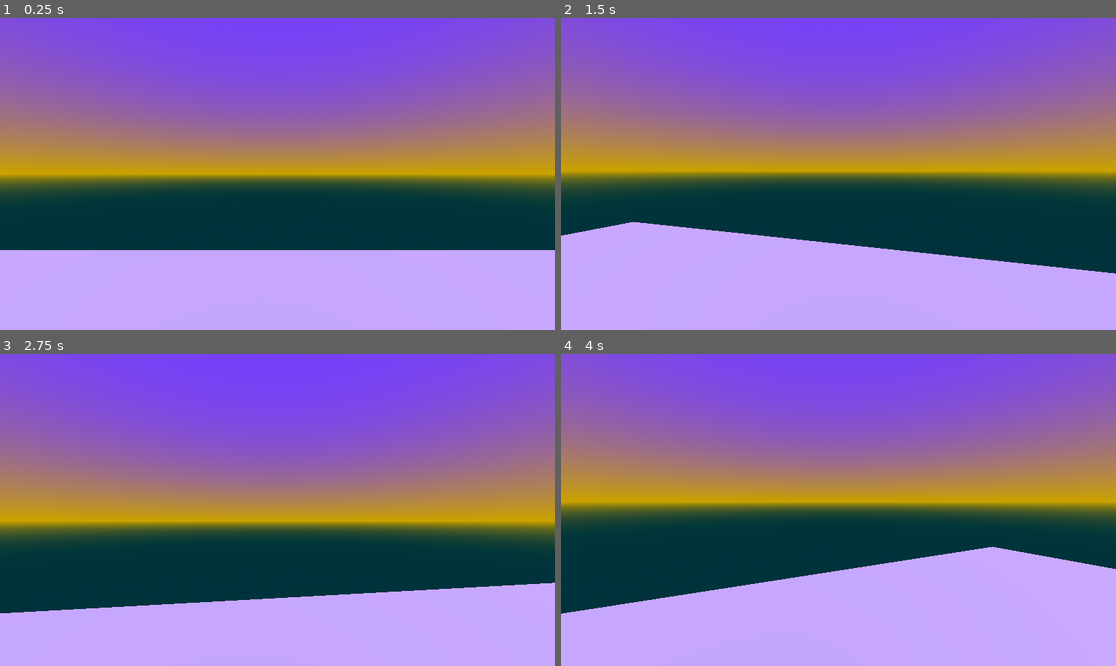
Above: before the commit, frames 1-4 (two rows, left to right).
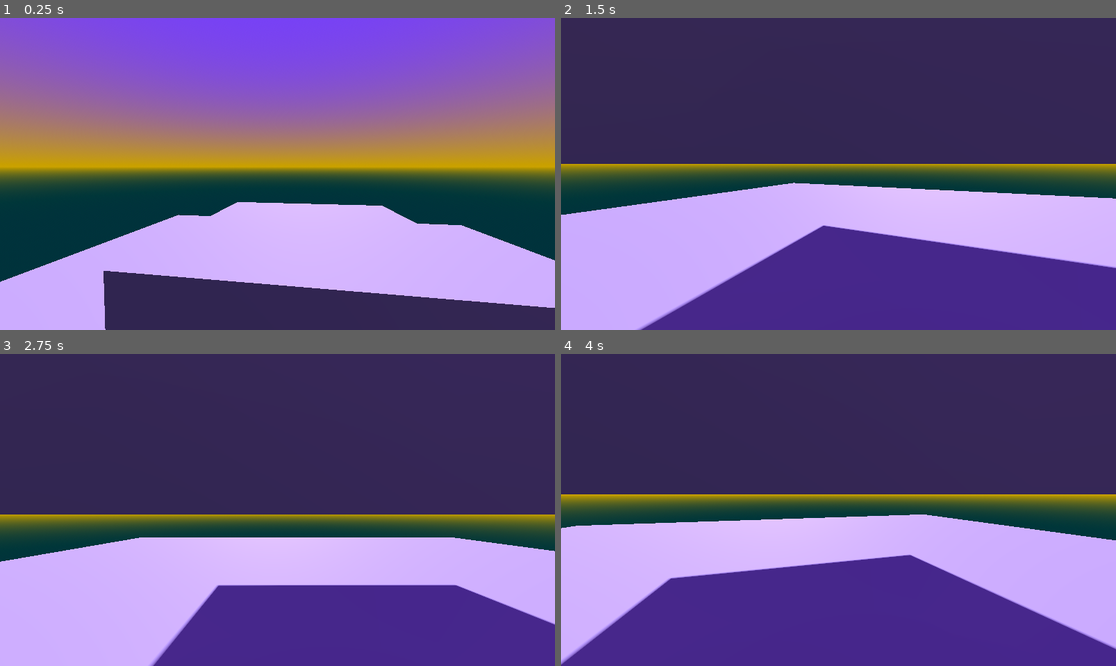
Above: after the commit, the same moments.

Repository: Warpenss/new_game_project_1
Game: Godot game, scene res://levels/start_level.tscn
Two runs of this game, one before a commit and one after it. Both use one fixed random seed, a clock stepped at 60 frames per second and the inputs below.
Inputs (mouse positions are in pixels of both pictures, inside the frame that each line leads up to):
- Up to frame 1 (0.25 s): no input
- Up to frame 2 (1.5 s): move the mouse to (866, 174) at 0.52 s; hold W (move_forward, bound only after the commit) from 0.53 s (still down); tap Enter at 1.25 s; move the mouse to (810, 174) at 1.27 s
- Up to frame 3 (2.75 s): keep holding W (move_forward, bound only after the commit); move the mouse to (288, 503) at 2.02 s
- Up to frame 4 (4 s): keep holding W (move_forward, bound only after the commit); tap Space at 2.75 s; move the mouse to (832, 516) at 2.77 s; tap Enter at 3.5 s; move the mouse to (877, 513) at 3.52 s

The runs differ from the first frame. In frame 1, 29% of the frame differs, in the area x 0-100%, y 41-100%; in frame 2, 87%; in frame 3, 91%; in frame 4, 91%, in the area x 0-100%, y 0-100%.

Commit message:
Create movement logic

Diff:
--- a/assets/scripts/camera_controller.gd
+++ b/assets/scripts/camera_controller.gd
@@ -23,11 +23,8 @@
 
 	_rotation.z = 0.0
 
-# Called when the node enters the scene tree for the first time.
 func _ready() -> void:
-	pass # Replace with function body.
+	_rotation = global_transform.basis.get_euler()
 
-
-# Called every frame. 'delta' is the elapsed time since the previous frame.
 func _process(delta: float) -> void:
 	update_camera_rotation(mouse_capture_component._mouse_input)
--- a/assets/scripts/player_controller.gd
+++ b/assets/scripts/player_controller.gd
@@ -1,4 +1,30 @@
 class_name PlayerController extends CharacterBody3D
+
+@export_group("Movement Settings")
+@export var debug : bool = false
+@export var speed : float = 5
+@export var acceleration : float = 1
+@export var deceleration : float = 2
+
+var _input_dir : Vector2 = Vector2.ZERO
+var _movement_velocity : Vector3 = Vector3.ZERO
+
+func _physics_process(delta: float) -> void:
+	if not is_on_floor():
+		velocity += get_gravity() * delta
+
+	_input_dir = Input.get_vector("move_left", "move_right","move_forward", "move_backward")
+	var current_velocity = Vector2(_movement_velocity.x, _movement_velocity.z)
+	var direction = (transform.basis * Vector3(_input_dir.x, 0, _input_dir.y)).normalized()
+
+	if direction:
+		current_velocity = lerp(current_velocity, Vector2(direction.x, direction.z) * speed, acceleration)
+	else:
+		current_velocity = current_velocity.move_toward(Vector2.ZERO, deceleration)
+
+	_movement_velocity = Vector3(current_velocity.x, velocity.y, current_velocity.y)
+	velocity = _movement_velocity
+	move_and_slide()
 
 func update_rotation(rotation_input) -> void:
 	global_transform.basis = Basis.from_euler(rotation_input)
--- a/levels/start_level.tscn
+++ b/levels/start_level.tscn
@@ -39,4 +39,4 @@
 [node name="WorldEnvironment" parent="." unique_id=830140765 instance=ExtResource("1_ii2ba")]
 
 [node name="Player" parent="." unique_id=2043306033 instance=ExtResource("2_ao76o")]
-transform = Transform3D(-1, 0, 8.742278e-08, 0, 1, 0, -8.742278e-08, 0, -1, 0, 2, -4.6748056)
+transform = Transform3D(-0.6546055, 0.74271065, -0.14097027, 0.74643546, 0.66453576, 0.035021693, 0.119690776, -0.08229983, -0.9893942, 0, 4.078228, -4.6748056)
--- a/project.godot
+++ b/project.godot
@@ -14,6 +14,29 @@
 run/main_scene="uid://c3xyynrptbbte"
 config/features=PackedStringArray("4.6", "Forward Plus")
 
+[input]
+
+move_forward={
+"deadzone": 0.2,
+"events": [Object(InputEventKey,"resource_local_to_scene":false,"resource_name":"","device":-1,"window_id":0,"alt_pressed":false,"shift_pressed":false,"ctrl_pressed":false,"meta_pressed":false,"pressed":false,"keycode":0,"physical_keycode":87,"key_label":0,"unicode":119,"location":0,"echo":false,"script":null)
+]
+}
+move_backward={
+"deadzone": 0.2,
+"events": [Object(InputEventKey,"resource_local_to_scene":false,"resource_name":"","device":-1,"window_id":0,"alt_pressed":false,"shift_pressed":false,"ctrl_pressed":false,"meta_pressed":false,"pressed":false,"keycode":0,"physical_keycode":83,"key_label":0,"unicode":115,"location":0,"echo":false,"script":null)
+]
+}
+move_left={
+"deadzone": 0.2,
+"events": [Object(InputEventKey,"resource_local_to_scene":false,"resource_name":"","device":-1,"window_id":0,"alt_pressed":false,"shift_pressed":false,"ctrl_pressed":false,"meta_pressed":false,"pressed":false,"keycode":0,"physical_keycode":65,"key_label":0,"unicode":97,"location":0,"echo":false,"script":null)
+]
+}
+move_right={
+"deadzone": 0.2,
+"events": [Object(InputEventKey,"resource_local_to_scene":false,"resource_name":"","device":-1,"window_id":0,"alt_pressed":false,"shift_pressed":false,"ctrl_pressed":false,"meta_pressed":false,"pressed":false,"keycode":0,"physical_keycode":68,"key_label":0,"unicode":100,"location":0,"echo":false,"script":null)
+]
+}
+
 [physics]
 
 3d/physics_engine="Jolt Physics"
--- a/scenes/player_controller.tscn
+++ b/scenes/player_controller.tscn
@@ -30,4 +30,3 @@
 
 [node name="MouseCapture" type="Node" parent="Components" unique_id=147402652]
 script = ExtResource("1_rpqav")
-debug = true
